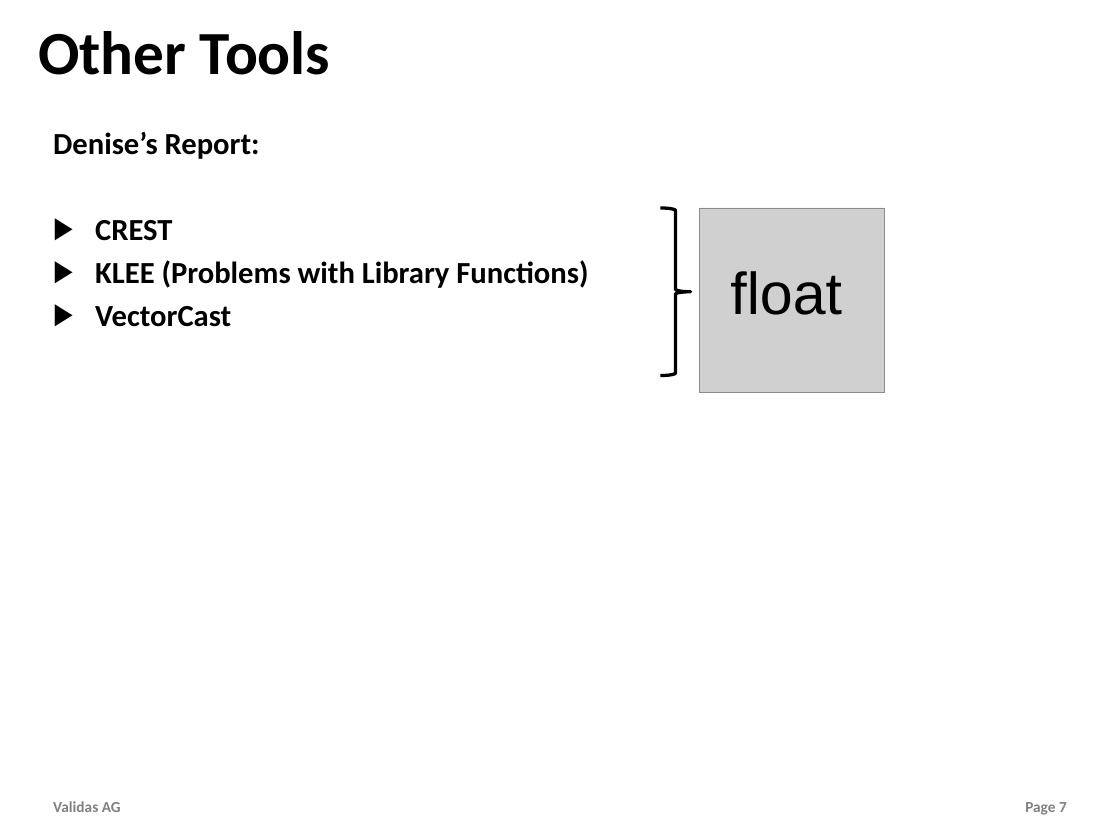
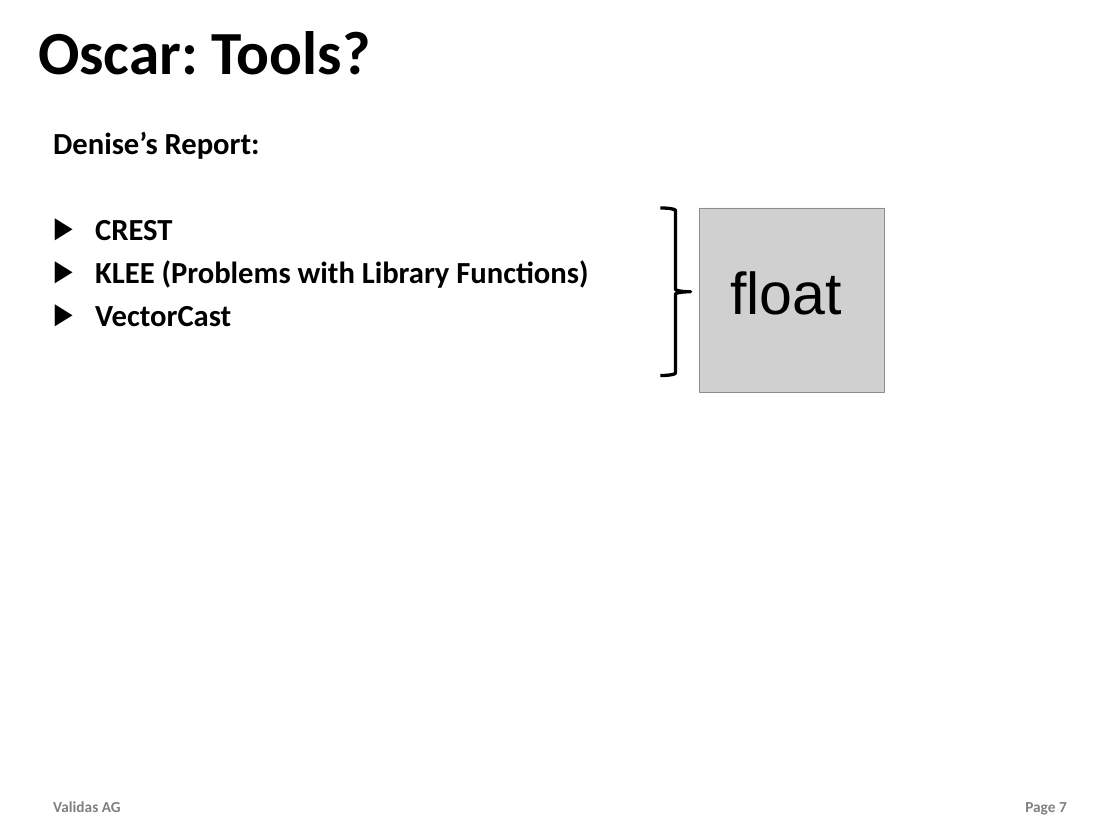
Before and after one commit to theoremprover/tvg, a slide deck: slide 7 of Vortraege/TestVectorGenerator.pptx. Drawn at 1120x840 pixels with LibreOffice and Linux fonts; fonts in the diff are those of the drawing; grey boxes stand for pictures; background and template pictures are left out. Boxes give left, top, right and bottom in pixels: in the first picture for what was removed or moved away, otherwise in the second. Text is boxed around its words. In the diff, an @@ line names an element or a change of style, - is before the commit and + after.

```diff
--- a/Vortraege/TestVectorGenerator.pptx
+++ b/Vortraege/TestVectorGenerator.pptx
@@ title at (x1=38, y1=31, x2=371, y2=75): text changed @@
-Other Tools
+Oscar: Tools?
```
Also in this commit, not shown: 1 other slide changed, 7 slides added, 2 other files.
